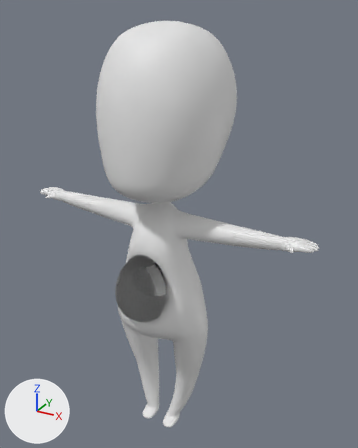
One commit to the glTF model public/servant/yobb/avatar/yobb.glb: the scene before it, then after it.
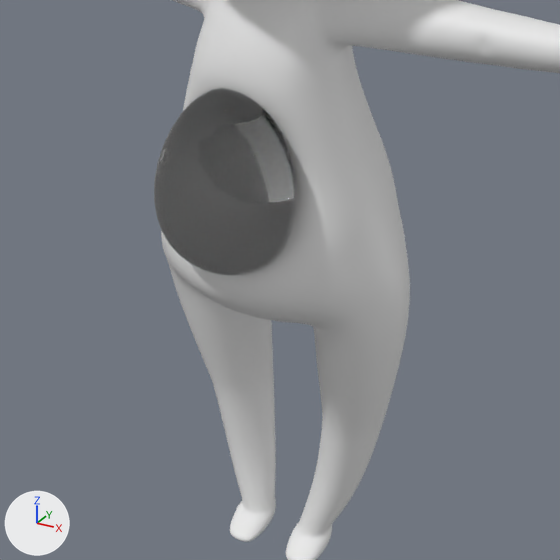
Each version is shown whole from a 50 mm lens placed at (1.156, -1.894, 2.198), pointed at (0.031, 0.153, 1.175), then close up on the part from 17% to 73% of the width and 50% to 95% of the height. Lighting does not change. The marker at lower left points along +X, +Y and +Z. Where no turn or scale is listed for an object, it has been applied to the vertices. Vertices at the same position are counted once.

Script lines for the objects in view, before the commit:
```python
me_buddy_chibibody_cube_002mesh = bpy.data.meshes.new('buddy_Chibibody_Cube.002mesh')
me_buddy_chibibody_cube_002mesh.from_pydata(...)  # 10610 vertices, 21216 faces; spans x -0.77..0.77, y -0.25..0.43, z 0.0..2.14
me_buddy_chibibody_cube_002mesh.materials.append(mat_skin)  # white #e7e7e7
me_capsule_cubemesh = bpy.data.meshes.new('capsule_Cubemesh')
me_capsule_cubemesh.from_pydata(...)  # 386 vertices, 768 faces; spans x -0.139..0.132, y -0.26..-0.08, z 0.784..1.117
me_capsule_cubemesh.materials.append(mat_core)  # white #e7e7e7
ob_buddy_chibibody_cube_002 = bpy.data.objects.new('buddy_Chibibody_Cube.002', me_buddy_chibibody_cube_002mesh)
ob_buddy_chibibody_cube_002.location = (0.0, 0.0, 0.0)
ob_capsule_cube = bpy.data.objects.new('capsule_Cube', me_capsule_cubemesh)
ob_capsule_cube.location = (0.0, 0.0, 0.0)
```
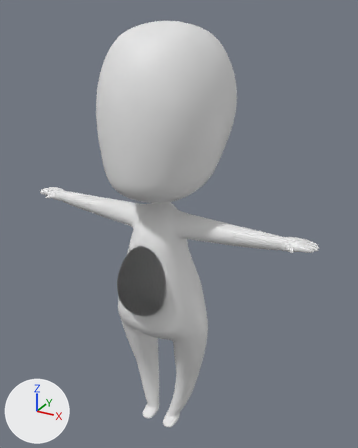
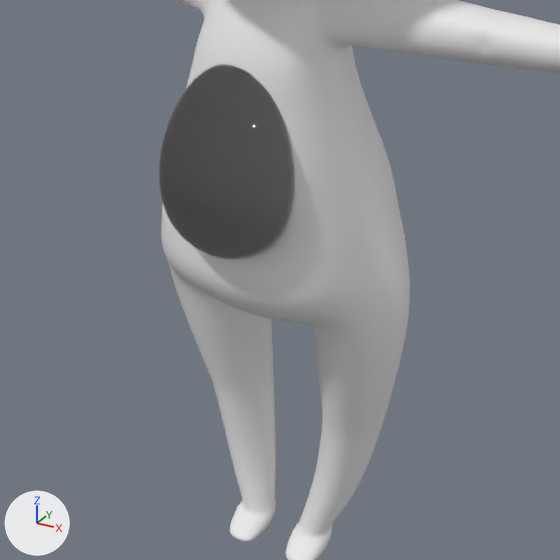
What the commit changed:
me_buddy_chibibody_cube_002mesh has 10610 vertices, 21216 faces and spans x -0.77..0.77, y -0.25..0.43, z 0.0..2.14.
me_buddy_chibibody_cube_002mesh is used by ob_buddy_chibibody_cube_002; location (0.0, 0.0, 0.0).
me_buddy_chibibody_cube_002mesh part 1: 153 of 10610 vertices moved; they spanned x -0.17..0.17, y -0.2..-0.07, z 0.65..1.11 and now span x -0.17..0.17, y -0.17..-0.07, z 0.65..1.11; mean shift (0.0, -0.02, 0.0); largest move (0.0, -0.07, 0.94) -> (0.0, -0.17, 0.94).
me_capsule_cubemesh has 386 vertices, 768 faces and spans x -0.139..0.132, y -0.26..-0.08, z 0.784..1.117.
me_capsule_cubemesh is used by ob_capsule_cube; location (0.0, 0.0, 0.0).
me_capsule_cubemesh part 2: the whole mesh is scaled about its middle by (0.963, 0.945, 1.06), then moved by (0.0, 0.009, 0.035).

Location of each change, (x1, y1, x2, y2) in pixels of the close-ups (560 x 560 px; the box of a moved part takes in the faces that stretch with it):
'capsule_Cube', mesh rescaled: before (154, 88, 296, 276); after (159, 64, 295, 260)
part 1 of me_buddy_chibibody_cube_002mesh, moved or reshaped: before (163, 73, 359, 322); after (164, 73, 359, 321)
